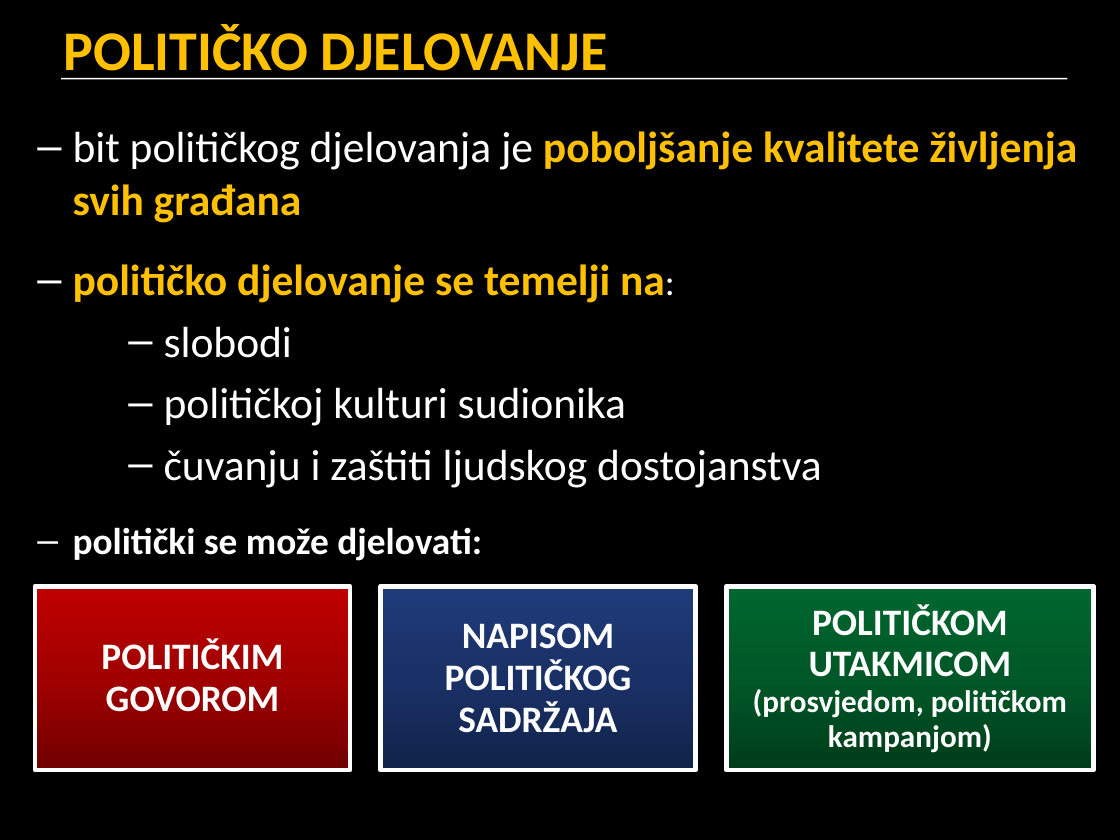
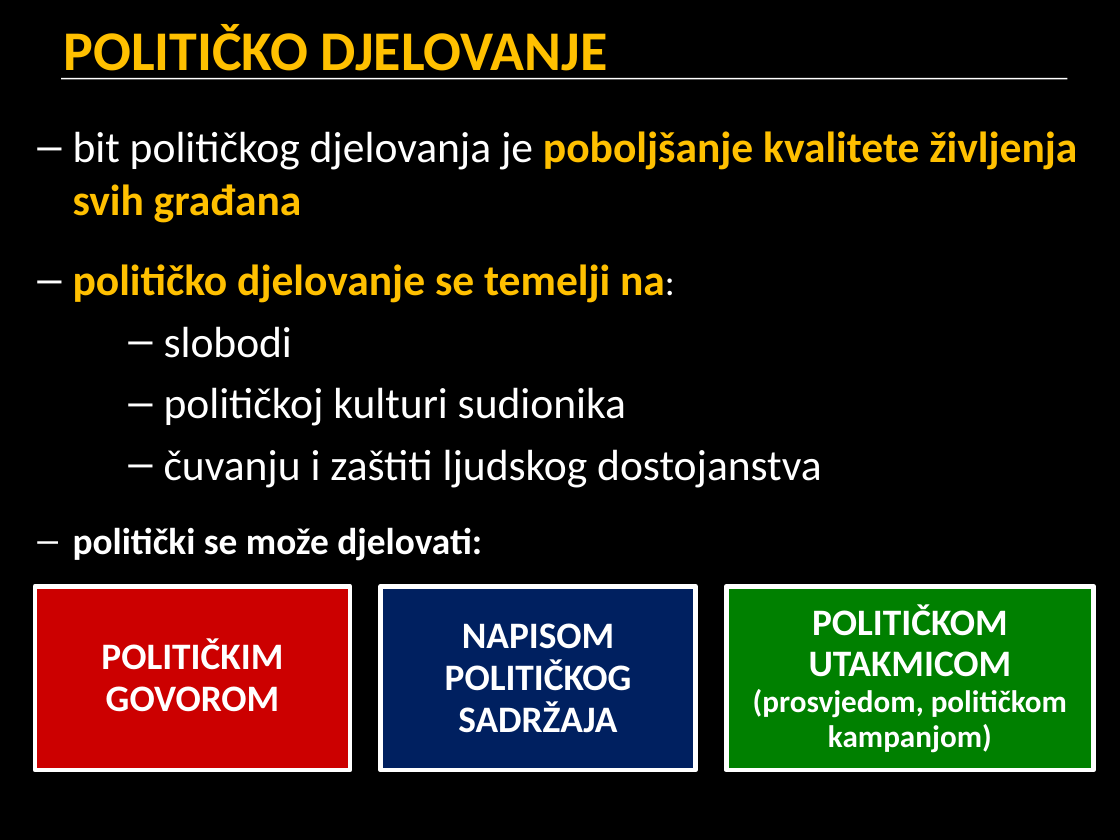
Before and after one commit to cornx/print, a slide deck: slide 21 of data/prezentacije/politika/001_pojam_politike.pptx. Drawn at 1120x840 pixels with LibreOffice and Linux fonts; fonts in the diff are those of the drawing. Boxes give left, top, right and bottom in pixels: in the first picture for what was removed or moved away, otherwise in the second. Text is boxed around its words. In the diff, an @@ line names an element or a change of style, - is before the commit and + after.

```diff
--- a/data/prezentacije/politika/001_pojam_politike.pptx
+++ b/data/prezentacije/politika/001_pojam_politike.pptx
@@ rectangle "POLITIČKIM GOVOROM" at [35, 586, 349, 769]: fill gradient #720000 to #A20000 to #C00000 to #CC0000 @@
@@ rectangle "NAPISOM POLITIČKOG SADRŽAJA" at [381, 586, 696, 769]: fill gradient #122349 to #1A3168 to #1F3B7B to #002060 @@
@@ rectangle "POLITIČKOM UTAKMICOM (prosvjedom, političkom kampanjom)" at [726, 586, 1093, 769]: fill gradient #003E1C to #005828 to #00682F to #008000 @@
```
Also in this commit, not shown: 10 other slides changed, 1 slide added, 1 other file.
